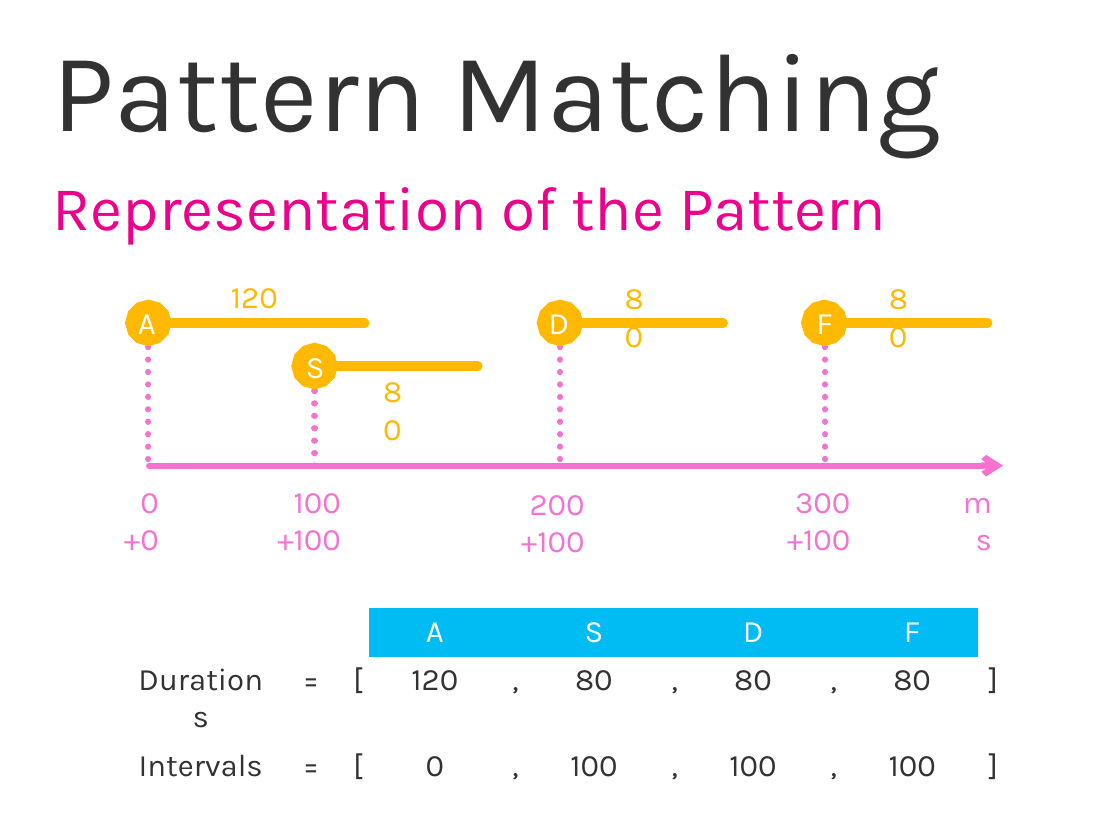
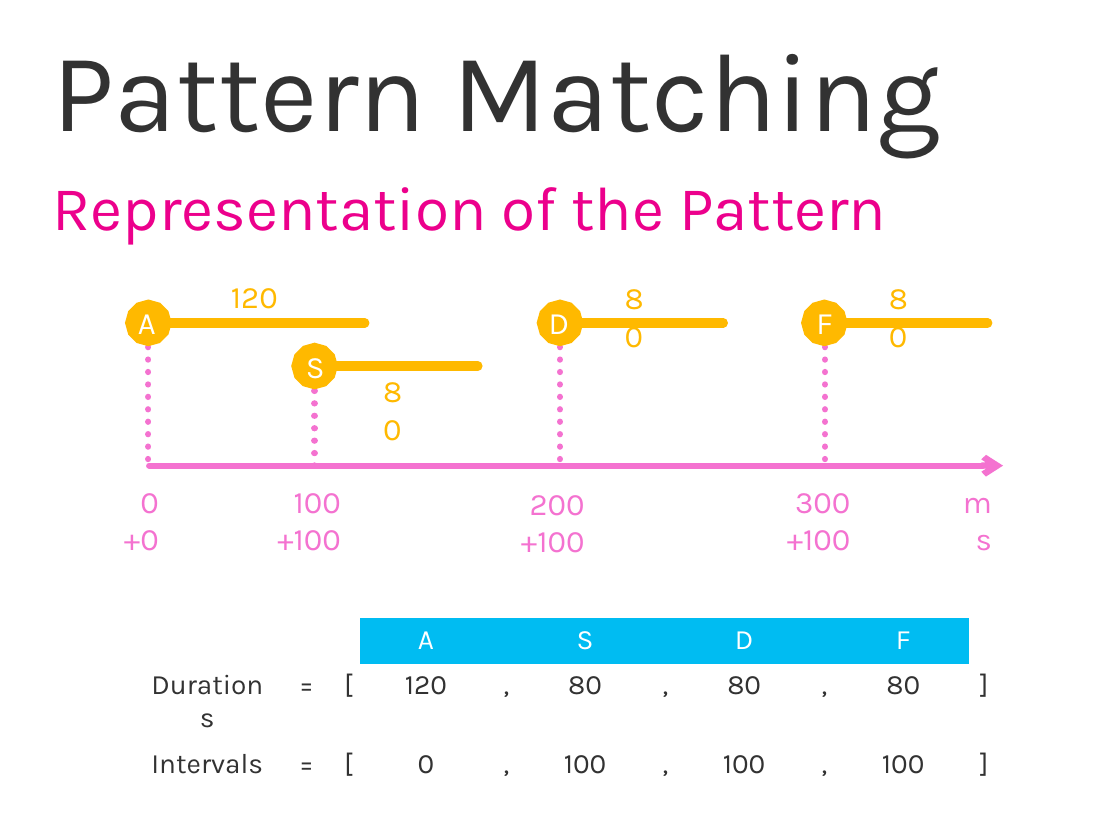
Before and after one commit to swift-fox/ksd-auth, a slide deck: slide 6 of ksd-auth.pptx. Drawn at 1120x840 pixels with LibreOffice and Linux fonts; fonts in the diff are those of the drawing; background and template pictures are left out. Boxes give left, top, right and bottom in pixels: in the first picture for what was removed or moved away, otherwise in the second. Text is boxed around its words. In the diff, an @@ line names an element or a change of style, - is before the commit and + after.

```diff
--- a/ksd-auth.pptx
+++ b/ksd-auth.pptx
@@ table at [134,618,990,778] @@
@@ size 20 to 18 pt @@
@@ table: place and size @@
-table at [121,608,999,781]
+table at [134,618,990,778]
```
Also in this commit, not shown: 4 other slides changed, 1 slide removed.
